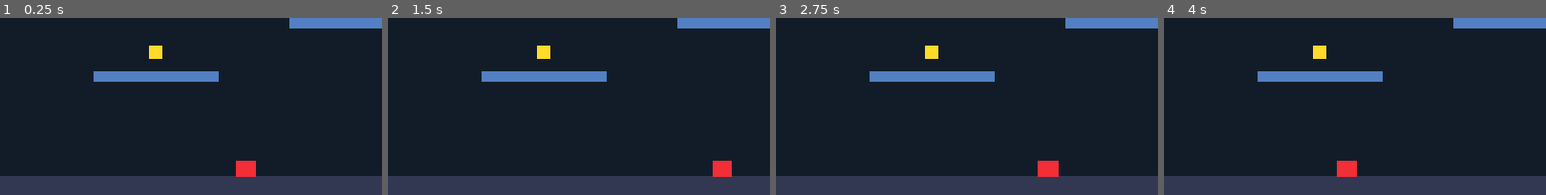
Above: before the commit, frames 1-4 (left to right).
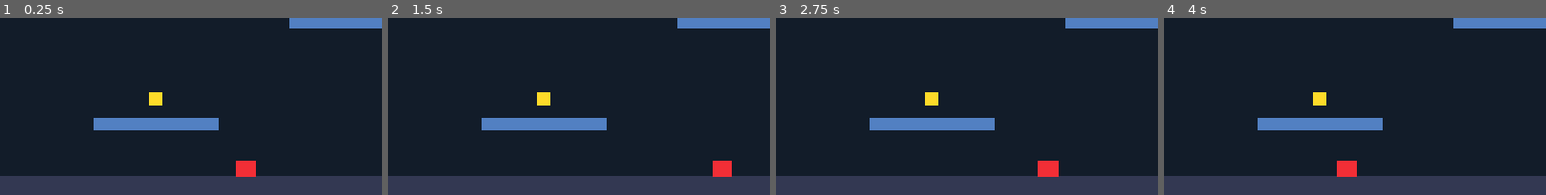
Above: after the commit, the same moments.

Repository: 4rvnd/gotot-starter
Game: Godot game, scene res://scenes/level_2.tscn
Two runs of this game, one before a commit and one after it. Both use one fixed random seed, a clock stepped at 60 frames per second and the inputs below. This scene is started directly instead of the project's main scene.
Inputs:
- Up to frame 1 (0.25 s): no input
- Up to frame 2 (1.5 s): tap Enter (ui_accept) at 0.5, 0.77 s; hold Right (ui_right) from 0.53 s (still down)
- Up to frame 3 (2.75 s): tap Enter (ui_accept) at 1.52 s; release Right (ui_right) at 2.03 s; hold Left (ui_left) from 2.03 s (still down)
- Up to frame 4 (4 s): release Left (ui_left) at 2.78 s; hold Right (ui_right) from 2.78 s (still down); tap Enter (ui_accept) at 3.02, 3.77 s
The pictures show only the part of the screen within x 0-50%, y 50-100%; the shares and areas given below are measured in that part.

The runs differ from the first frame. In frame 1, 4.8% of the frame differs, in the area x 24-58%, y 15-64%; in frame 2, 4.8%; in frame 3, 4.8%; in frame 4, 4.8%.

Commit message:
Lower Level 2 entry platform to reachable height

Diff:
--- a/scenes/level_2.tscn
+++ b/scenes/level_2.tscn
@@ -40,7 +40,7 @@
 shape = SubResource("RectangleShape2D_ground")
 
 [node name="Platform1" type="StaticBody2D" parent="."]
-position = Vector2(260, 520)
+position = Vector2(260, 600)
 
 [node name="Sprite" type="ColorRect" parent="Platform1"]
 offset_left = -105.0
@@ -92,7 +92,7 @@
 shape = SubResource("RectangleShape2D_platform")
 
 [node name="Coin1" type="Area2D" parent="." groups=["coins"]]
-position = Vector2(260, 478)
+position = Vector2(260, 558)
 script = ExtResource("1_coin")
 
 [node name="Sprite" type="ColorRect" parent="Coin1"]
